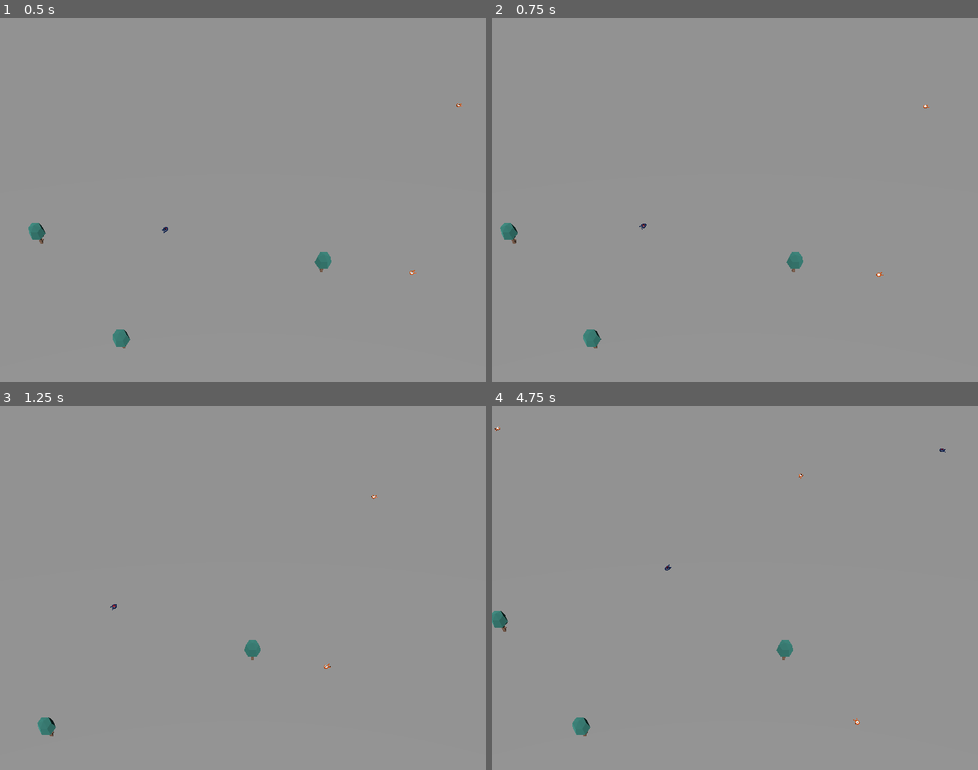
Above: before the commit, frames 1-4 (two rows, left to right).
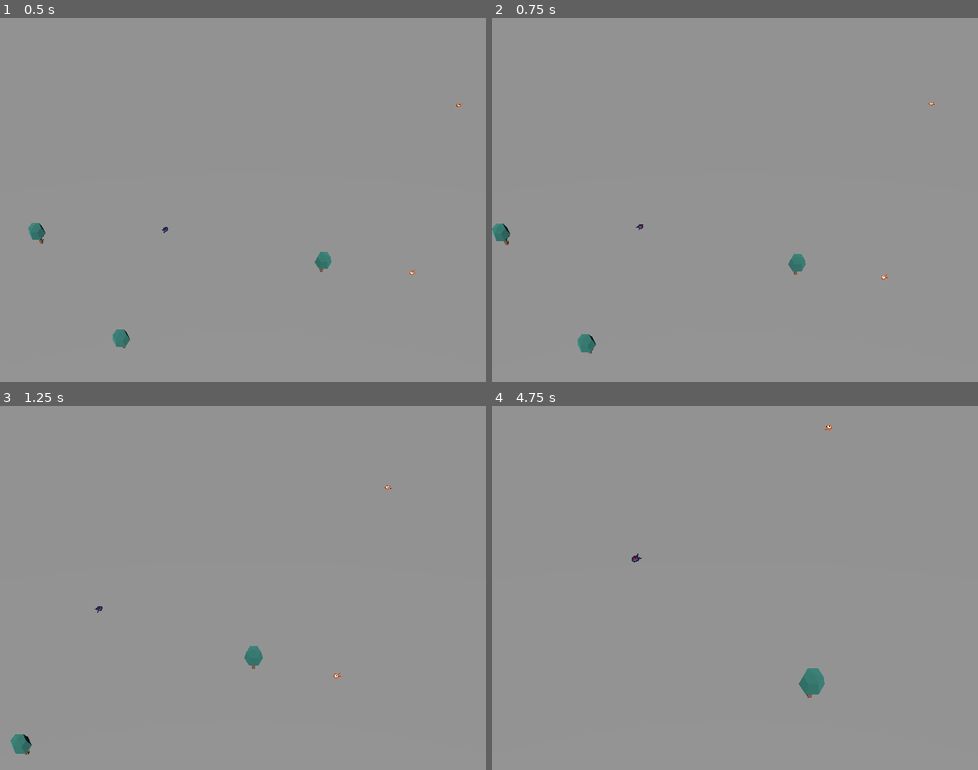
Above: after the commit, the same moments.

Repository: meowredstar/lou-et-jyothi
Game: Godot game, scene res://main.tscn
The game is run twice, just before and just after one commit, with the same random seed, the same clock (stepped at 60 frames per second) and the same inputs.
Inputs:
- Up to frame 1 (0.5 s): no input
- Up to frame 2 (0.75 s): hold D (move_right) from 0.53 s (still down); hold A (zoom_in, bound only after the commit) from 0.53 s (still down)
- Up to frame 3 (1.25 s): keep holding D (move_right); keep holding A (zoom_in, bound only after the commit); tap E (zoom_out, bound only after the commit) at 0.8 s
- Up to frame 4 (4.75 s): release D (move_right) at 1.28 s; release A (zoom_in, bound only after the commit) at 1.28 s; hold S (move_back) 1.28-2.03 s; tap E (zoom_out, bound only after the commit) at 1.35, 2.3, 2.85, 3.8, 4.35 s; tap A (zoom_in, bound only after the commit) at 1.55, 3.05, 4.55 s; hold D (move_right) 2.03-2.78 s; hold A (zoom_in, bound only after the commit) 2.03-2.78 s; hold Z (move_forward) 2.78-3.53 s; hold A (zoom_in, bound only after the commit) 3.53-4.28 s; hold Q (move_left) from 3.53 s (still down)

Frame 1 is identical in both runs. In frame 2, 0.5% of the frame differs, in the area x 0-92%, y 22-93%; in frame 3, 0.5%; in frame 4, 0.8%, in the area x 0-94%, y 5-91%.

Commit message:
ajout zoom camera

Diff:
--- a/wokeworld/camera_3d.gd
+++ b/wokeworld/camera_3d.gd
@@ -21,7 +21,7 @@
 	if Input.is_action_pressed("move_down"):
 		print("test")
 		position.y -= speed
-		return
+		#return
 	if Input.is_action_pressed("move_up"):
 		print("test up")
 		position.y += speed
@@ -34,3 +34,7 @@
 		rotate_y(rotational_speed)
 	if Input.is_action_pressed("rotate_right"):
 		rotate_y(-rotational_speed)
+	if Input.is_action_pressed("zoom_in"):
+		position += -transform.basis.z
+	if Input.is_action_pressed("zoom_out"):
+		position -= -transform.basis.z
--- a/wokeworld/project.godot
+++ b/wokeworld/project.godot
@@ -81,6 +81,16 @@
 "events": [Object(InputEventKey,"resource_local_to_scene":false,"resource_name":"","device":-1,"window_id":0,"alt_press …(195 unchanged characters)…
 ]
 }
+zoom_in={
+"deadzone": 0.2,
+"events": [Object(InputEventKey,"resource_local_to_scene":false,"resource_name":"","device":0,"window_id":0,"alt_pressed":false,"shift_pressed":false,"ctrl_pressed":false,"meta_pressed":false,"pressed":false,"keycode":65,"physical_keycode":0,"key_label":0,"unicode":0,"location":0,"echo":false,"script":null)
+]
+}
+zoom_out={
+"deadzone": 0.2,
+"events": [Object(InputEventKey,"resource_local_to_scene":false,"resource_name":"","device":0,"window_id":0,"alt_pressed":false,"shift_pressed":false,"ctrl_pressed":false,"meta_pressed":false,"pressed":false,"keycode":69,"physical_keycode":0,"key_label":0,"unicode":0,"location":0,"echo":false,"script":null)
+]
+}
 
 [layer_names]
 
Not shown: 1 places in wokeworld/main.tscn that only renumber resources
